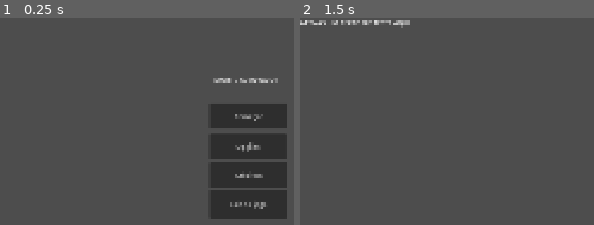
Above: before the commit, frames 1-2 (left to right).
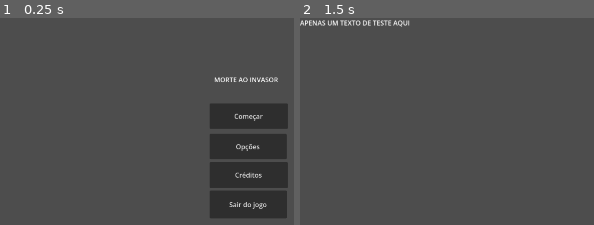
Above: after the commit, the same moments.

Repository: devklebinho/morte-ao-invasor
Game: Godot game, scene res://Scenes/main_menu.tscn
Two runs of this game, one before a commit and one after it. Both use one fixed random seed, a clock stepped at 60 frames per second and the inputs below.
Inputs:
- Up to frame 1 (0.25 s): no input
- Up to frame 2 (1.5 s): click "Começar" at 0.5 s; tap Enter at 1.25 s

The runs differ from the first frame. In frame 1, 1.3% of the frame differs, in the area x 71-98%, y 28-98%; in frame 2, 0.6%.

Commit message:
add templates

Diff:
--- /dev/null
+++ b/Prefabs/player.gd
@@ -0,0 +1,11 @@
+extends AnimatedSprite2D
+
+
+# Called when the node enters the scene tree for the first time.
+func _ready() -> void:
+	pass # Replace with function body.
+
+
+# Called every frame. 'delta' is the elapsed time since the previous frame.
+func _process(delta: float) -> void:
+	pass
--- /dev/null
+++ b/Prefabs/player.tscn
@@ -0,0 +1,10 @@
+[gd_scene format=3 uid="uid://dc7wbwj87p3ff"]
+
+[ext_resource type="Script" uid="uid://bsyy757wl08mq" path="res://Prefabs/player.gd" id="1_5wxv7"]
+[ext_resource type="Texture2D" uid="uid://bgor8ut08c4sg" path="res://Arts/Sprites/placeholderchar.png" id="1_y6xdh"]
+
+[node name="Player" type="AnimatedSprite2D" unique_id=994080849]
+script = ExtResource("1_5wxv7")
+
+[node name="Placeholderchar" type="Sprite2D" parent="." unique_id=726550666]
+texture = ExtResource("1_y6xdh")
--- /dev/null
+++ b/Scenes/templateroom.tscn
@@ -0,0 +1,14 @@
+[gd_scene format=3 uid="uid://o4t4nd82ywg0"]
+
+[ext_resource type="Texture2D" uid="uid://wtshepte0u7p" path="res://Arts/sala.png" id="1_d4ws3"]
+[ext_resource type="PackedScene" uid="uid://dc7wbwj87p3ff" path="res://Prefabs/player.tscn" id="2_ghlpv"]
+
+[node name="TemplateRoom" type="Node2D" unique_id=1203619176]
+
+[node name="Background" type="Sprite2D" parent="." unique_id=977095981]
+texture = ExtResource("1_d4ws3")
+centered = false
+
+[node name="Player" parent="." unique_id=994080849 instance=ExtResource("2_ghlpv")]
+position = Vector2(628, 700.00006)
+scale = Vector2(2.7981703, 2.3148348)
--- a/project.godot
+++ b/project.godot
@@ -20,7 +20,7 @@
 window/size/viewport_width=1920
 window/size/viewport_height=1080
 window/size/mode=3
-window/stretch/mode="canvas_items"
+window/stretch/mode="viewport"
 window/stretch/aspect="expand"
 
 [dotnet]
Binary file added: Arts/Sprites/placeholderchar.png
Not shown, added: Arts/Sprites/placeholderchar.png.import
Binary file added: Arts/sala.png
Not shown, added: Arts/sala.png.import
Binary file added: Arts/sala2.jpeg
Not shown, added: Arts/sala2.jpeg.import
Binary file added: Arts/templateroom.png
Not shown, added: Arts/templateroom.png.import
Not shown, added: Prefabs/player.gd.uid
